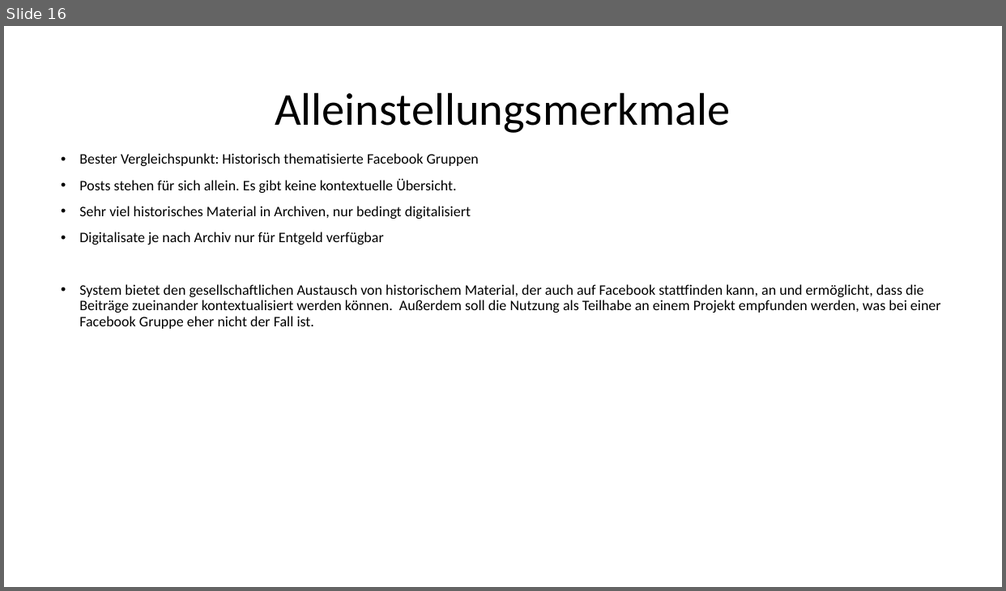
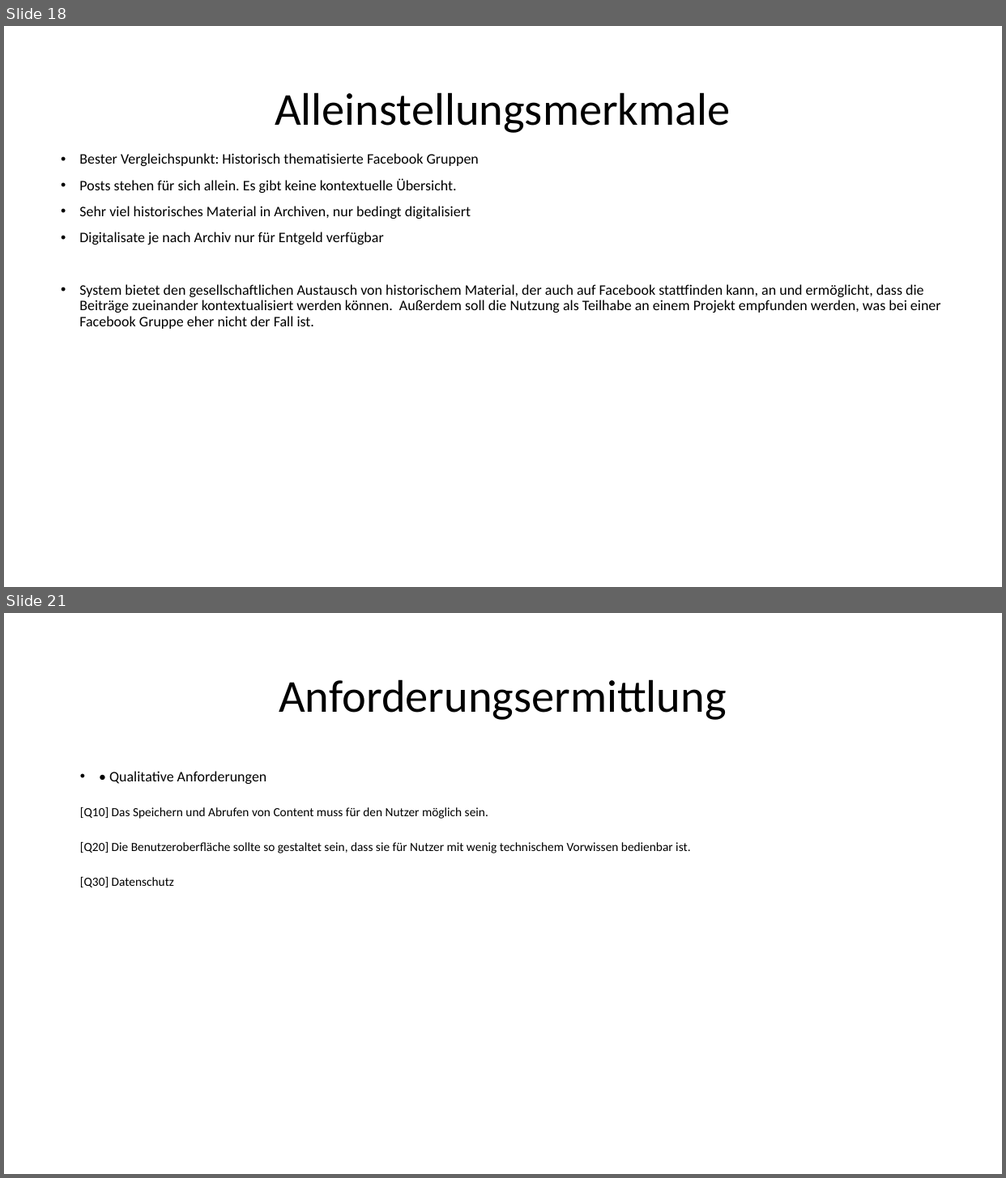
Before and after one commit to sebastiankoch10/EPWS2223HausenKochZimmer, a slide deck: EPWS2223HausenKochZimmer Audit 1.pptx. Shown one above the other, each under a label of ours: slide 16 before the commit, slides 18 and 21 after it; the slides between them are not shown. The pictures are 1006x591 and 1006x1178 pixels, drawn with LibreOffice and Linux fonts; fonts in the diff are those of the drawing. Boxes give left, top, right and bottom in pixels: in the first picture for what was removed or moved away, otherwise in the second. Text is boxed around its words. In the diff, an @@ line names an element or a change of style, - is before the commit and + after.

```diff
--- a/EPWS2223HausenKochZimmer Audit 1.pptx
+++ b/EPWS2223HausenKochZimmer Audit 1.pptx
@@ slide 21 added at (4,613,1002,1174), background #FFFFFF @@
@@ title added at (279,679,726,720), 44 pt, text #000000 @@
+Anforderungsermittlung
@@ text added at (80,771,690,888), 12 pt, text #000000 @@
+• • Qualitative Anforderungen
+[Q10] Das Speichern und Abrufen von Content muss für den Nutzer möglich sein.
+[Q20] Die Benutzeroberfläche sollte so gestaltet sein, dass sie für Nutzer mit wenig technischem Vorwissen bedienbar ist.
+[Q30] Datenschutz
@@ what was slide 16 is now slide 18 @@
```
Also in this commit, not shown: 4 other slides added, 1 other file.
